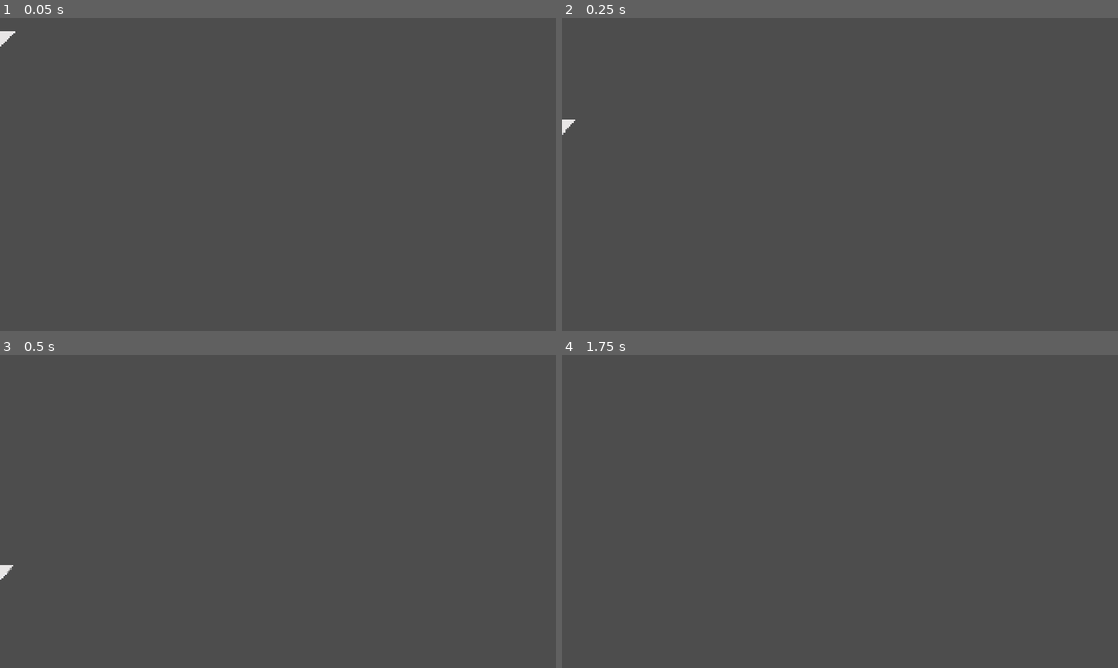
Above: before the commit, frames 1-4 (two rows, left to right).
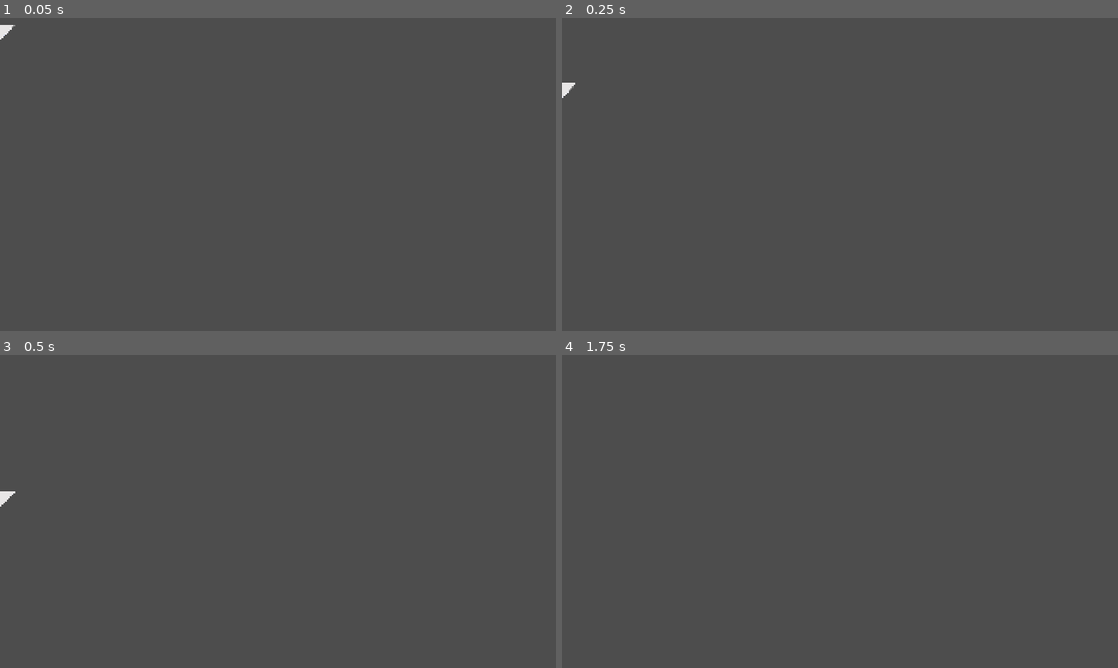
Above: after the commit, the same moments.

Repository: HyperKappy/Rhythm-Game-Repo
Game: Godot game, scene res://objects/long_note.tscn
The game is run twice, just before and just after one commit, with the same random seed, the same clock (stepped at 60 frames per second) and the same inputs. This scene is started directly instead of the project's main scene.
Inputs:
- Up to frame 1 (0.05 s): no input
- Up to frame 2 (0.25 s): no input
- Up to frame 3 (0.5 s): no input
- Up to frame 4 (1.75 s): tap Enter at 0.5 s; hold L (Right) 0.53-1.28 s; hold O 0.53-1.28 s; hold S (Down) from 1.28 s (still down); tap 1 at 1.35 s

The runs differ from the first frame. In frame 1, less than 0.1% of the frame differs, in the area x 0-3%, y 2-10%; in frame 2, 0.1%; in frame 3, 0.1%, in the area x 0-3%, y 43-72%; in frame 4, nothing differs.

Commit message:
Judgement en scroll velocity aangepast

Diff:
--- a/code/results_screen.gd
+++ b/code/results_screen.gd
@@ -2,6 +2,7 @@
 
 @onready var title_label: Label = $Panel/VBoxContainer/Title
 @onready var perfect_row: HBoxContainer = $Panel/VBoxContainer/PerfectRow
+@onready var great_row: HBoxContainer = $Panel/VBoxContainer/GreatRow
 @onready var good_row: HBoxContainer = $Panel/VBoxContainer/GoodRow
 @onready var ok_row: HBoxContainer = $Panel/VBoxContainer/OkRow
 @onready var miss_row: HBoxContainer = $Panel/VBoxContainer/MissRow
@@ -17,22 +18,27 @@
 	# Titel wit
 	title_label.add_theme_color_override("font_color", Color(1, 1, 1))
 
-	# PERFECT groen
+
 	var perfect_value: Label = perfect_row.get_node("Value")
-	perfect_value.add_theme_color_override("font_color", Color(0.3, 1.0, 0.3))
-	perfect_row.get_node("Label").add_theme_color_override("font_color", Color(0.3, 1.0, 0.3))
+	perfect_value.add_theme_color_override("font_color", Color(1.0, 1.0, 1.0, 1.0))
+	perfect_row.get_node("Label").add_theme_color_override("font_color", Color(1.0, 1.0, 1.0, 1.0))
 
-	# GOOD blauw
+
+	var great_value: Label = great_row.get_node("Value")
+	great_value.add_theme_color_override("font_color", Color(0.468, 0.989, 1.0, 1.0))
+	great_row.get_node("Label").add_theme_color_override("font_color", Color(0.468, 0.989, 1.0, 1.0))
+
+
 	var good_value: Label = good_row.get_node("Value")
-	good_value.add_theme_color_override("font_color", Color(0.3, 0.7, 1.0))
-	good_row.get_node("Label").add_theme_color_override("font_color", Color(0.3, 0.7, 1.0))
+	good_value.add_theme_color_override("font_color", Color(0.3, 1.0, 0.3))
+	good_row.get_node("Label").add_theme_color_override("font_color", Color(0.3, 1.0, 0.3))
 
-	# OK geel
+
 	var ok_value: Label = ok_row.get_node("Value")
-	ok_value.add_theme_color_override("font_color", Color(1.0, 0.9, 0.3))
-	ok_row.get_node("Label").add_theme_color_override("font_color", Color(1.0, 0.9, 0.3))
+	ok_value.add_theme_color_override("font_color", Color(0.838, 0.0, 0.763, 1.0))
+	ok_row.get_node("Label").add_theme_color_override("font_color", Color(0.838, 0.0, 0.763, 1.0))
 
-	# MISS rood
+
 	var miss_value: Label = miss_row.get_node("Value")
 	miss_value.add_theme_color_override("font_color", Color(1.0, 0.3, 0.3))
 	miss_row.get_node("Label").add_theme_color_override("font_color", Color(1.0, 0.3, 0.3))
@@ -92,19 +98,19 @@
 	var img_path: String = ""
 
 	if acc >= 100.0:
-		img_path = "res://art/X.png"
+		img_path = "res://Resources/art/X.png"
 	elif acc >= 99.0:
-		img_path = "res://art/SS.png"
+		img_path = "res://Resources/art/SS.png"
 	elif acc >= 95.0:
-		img_path = "res://art/S.png"
+		img_path = "res://Resources/art/S.png"
 	elif acc >= 90.0:
-		img_path = "res://art/A.png"
-	elif acc >= 85.0:
-		img_path = "res://art/B.png"
+		img_path = "res://Resources/art/A.png"
 	elif acc >= 80.0:
-		img_path = "res://art/C.png"
+		img_path = "res://Resources/art/B.png"
+	elif acc >= 72.7:
+		img_path = "res://Resources/art/C.png"
 	else:
-		img_path = "res://art/D.png"
+		img_path = "res://Resources/art/D.png"
 
 	if ResourceLoader.exists(img_path):
 		var tex := ResourceLoader.load(img_path) as Texture2D
@@ -120,6 +126,7 @@
 	# expliciete types zodat Godot niet hoeft te infereren
 	var acc: float = 0.0
 	var perfect: int = 0
+	var great: int = 0
 	var good: int = 0
 	var ok: int = 0
 	var miss: int = 0
@@ -129,6 +136,7 @@
 	# waarden uit de Judgement-node halen (runtime duck-typing)
 	acc = float(judgement.accuracy)
 	perfect = int(judgement.perfect_count)
+	great = int(judgement.great_count)
 	good = int(judgement.good_count)
 	ok = int(judgement.ok_count)
 	miss = int(judgement.miss_count)
@@ -136,6 +144,7 @@
 	max_possible_combo = int(judgement.max_possible_combo)
 
 	perfect_row.get_node("Value").text = str(perfect)
+	great_row.get_node("Value").text = str(great)
 	good_row.get_node("Value").text = str(good)
 	ok_row.get_node("Value").text = str(ok)
 	miss_row.get_node("Value").text = str(miss)
--- a/levels/results_screen.tscn
+++ b/levels/results_screen.tscn
@@ -78,6 +78,20 @@
 theme_override_font_sizes/font_size = 36
 horizontal_alignment = 2
 
+[node name="GreatRow" type="HBoxContainer" parent="Panel/VBoxContainer"]
+layout_mode = 2
+
+[node name="Label" type="Label" parent="Panel/VBoxContainer/GreatRow"]
+layout_mode = 2
+theme_override_font_sizes/font_size = 36
+text = "GREAT"
+
+[node name="Value" type="Label" parent="Panel/VBoxContainer/GreatRow"]
+layout_mode = 2
+size_flags_horizontal = 3
+theme_override_font_sizes/font_size = 36
+horizontal_alignment = 2
+
 [node name="GoodRow" type="HBoxContainer" parent="Panel/VBoxContainer"]
 layout_mode = 2
 
@@ -126,7 +140,7 @@
 [node name="Label" type="Label" parent="Panel/VBoxContainer/ComboRow"]
 layout_mode = 2
 theme_override_font_sizes/font_size = 36
-text = "Combo"
+text = "Combo / Max Combo"
 
 [node name="Value" type="Label" parent="Panel/VBoxContainer/ComboRow"]
 layout_mode = 2
@@ -158,19 +172,22 @@
 anchor_right = 1.0
 anchor_bottom = 1.0
 offset_left = 752.0
-offset_top = 429.0
+offset_top = 368.0
 offset_right = -715.0
-offset_bottom = -396.0
+offset_bottom = -457.0
 grow_horizontal = 2
 grow_vertical = 2
 stretch_mode = 5
 
 [node name="Back" type="TextureButton" parent="."]
+modulate = Color(18.892157, 18.892157, 18.892157, 1)
+self_modulate = Color(18.892002, 18.892002, 18.892002, 1)
 layout_mode = 0
-offset_left = 459.0
-offset_top = 637.0
-offset_right = 959.0
-offset_bottom = 887.0
+offset_left = 489.0
+offset_top = 688.0
+offset_right = 989.0
+offset_bottom = 938.0
+scale = Vector2(0.7, 0.7)
 texture_normal = ExtResource("2_8ysej")
 script = ExtResource("3_ne1ru")
 
--- a/objects/falling_key.gd
+++ b/objects/falling_key.gd
@@ -1,6 +1,6 @@
 extends Sprite2D
 
-@export var scroll_velocity: float = 1500  # pixels per seconde
+@export var scroll_velocity: float = 1000  # pixels per seconde
 @export var lane_index: int = 0             # wordt door de spawner gezet
 
 func _ready() -> void:
--- a/objects/judgement.gd
+++ b/objects/judgement.gd
@@ -11,6 +11,7 @@
 
 # afzonderlijke tellers per judgement type
 var perfect_count: int = 0
+var great_count: int = 0
 var good_count: int = 0
 var ok_count: int = 0
 var miss_count: int = 0
@@ -79,7 +80,6 @@
 
 func _process(delta: float) -> void:
 	_check_auto_misses()
-	print("skibidi fortnite")
 
 
 func _input(event: InputEvent) -> void:
@@ -229,11 +229,16 @@
 	return best_note
 
 func _apply_time_diff_and_update_stats(time_diff: float) -> String:
-	if time_diff <= 0.043:
+	if time_diff <= 0.035:
 		acc_score += 300
 		hits += 1
 		perfect_count += 1
 		return "PERFECT"
+	elif time_diff <= 0.076:
+		acc_score += 250
+		hits += 1
+		great_count += 1
+		return "GREAT"
 	elif time_diff <= 0.106:
 		acc_score += 150
 		hits += 1
@@ -355,11 +360,13 @@
 
 	match result:
 		"PERFECT":
+			judgement_label.add_theme_color_override("font_color", Color(1.0, 1.0, 1.0, 1.0))
+		"GREAT":
+			judgement_label.add_theme_color_override("font_color", Color(0.468, 0.989, 1.0, 1.0))
+		"GOOD":
 			judgement_label.add_theme_color_override("font_color", Color(0.3, 1.0, 0.3))
-		"GOOD":
-			judgement_label.add_theme_color_override("font_color", Color(0.3, 0.7, 1.0))
 		"OK":
-			judgement_label.add_theme_color_override("font_color", Color(1.0, 0.9, 0.3))
+			judgement_label.add_theme_color_override("font_color", Color(0.838, 0.0, 0.763, 1.0))
 		"MISS":
 			judgement_label.add_theme_color_override("font_color", Color(1.0, 0.3, 0.3))
 
--- a/objects/long_note.gd
+++ b/objects/long_note.gd
@@ -1,6 +1,6 @@
 extends Sprite2D
 
-@export var scroll_velocity: float = 1500.0
+@export var scroll_velocity: float = 1000.0
 @export var lane_index: int = 0
 
 @export var body_width_factor: float = 1.0	# 1.0 = volle breedte
